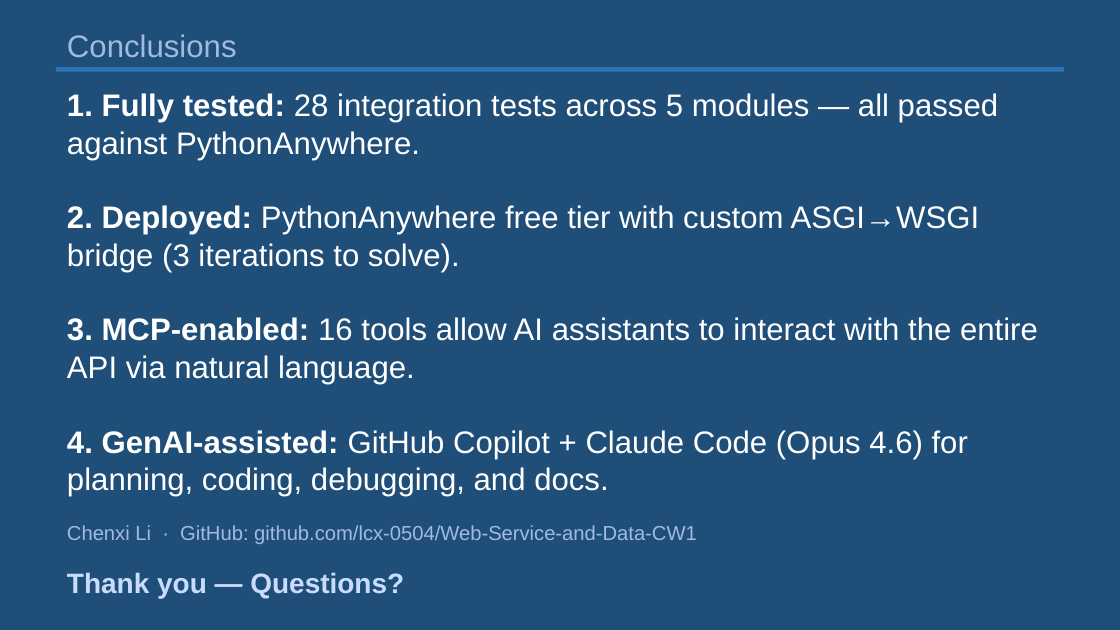
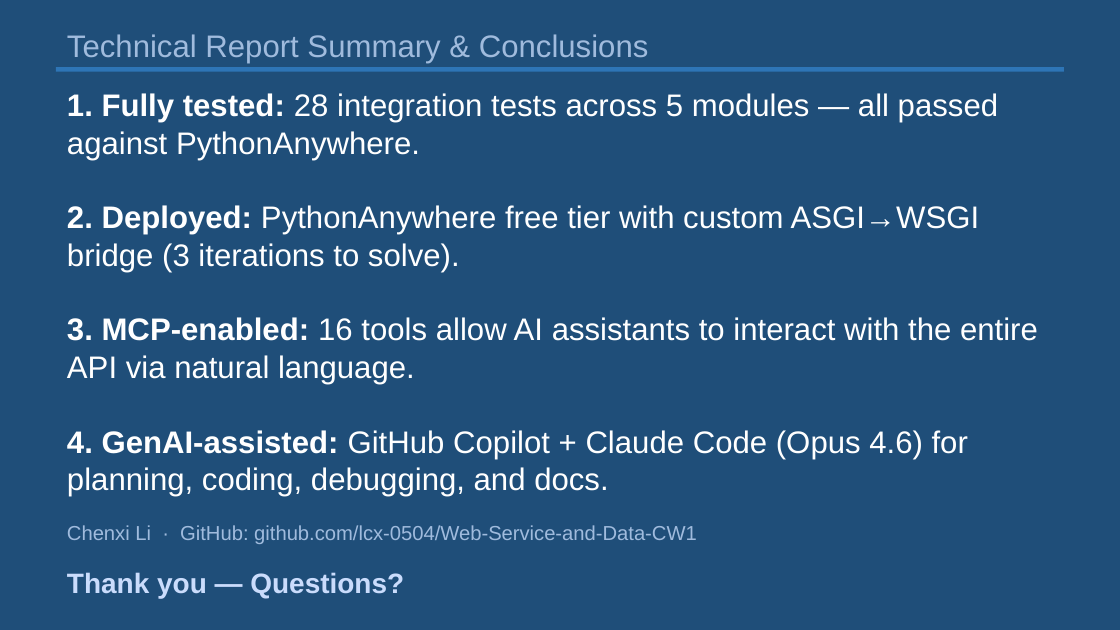
Before and after one commit to lcx-0504/Web-Service-and-Data-CW1, a slide deck: slide 10 of docs/presentation.pptx (slide 7 before the commit). Drawn at 1120x630 pixels with LibreOffice and Linux fonts; fonts in the diff are those of the drawing. Boxes give left, top, right and bottom in pixels: in the first picture for what was removed or moved away, otherwise in the second. Text is boxed around its words. In the diff, an @@ line names an element or a change of style, - is before the commit and + after.

Commit message:
docs: finalize all deliverables — add ER diagram, test results, fix inconsistencies
- Add Links section to technical report (13 items covering all deliverables)
- Add ER diagram (Navicat) with N:N relationship annotations
- Add Testing Strategy, Data Source, and References sections to report
- Add test-results.txt (28 passed against PythonAnywhere)
- Add VCS + Deliverables slides to presentation (now 11 slides)
- Fix README: tool count 15→16, bcrypt version 4.0.1→4.2.1
- Fix .env.example: aiosqlite→sqlite driver
- Fix pyproject.toml: remove stale async dependencies
- Add GET / root endpoint and curl example to API docs
- Add ~$* to .gitignore for Office temp files
- Remove presentation.md (replaced by PPTX)

```diff
--- a/docs/presentation.pptx
+++ b/docs/presentation.pptx
@@ text at bbox=[67, 34, 649, 63]: text changed @@
-Conclusions
+Technical Report Summary & Conclusions
```
Also in this commit, not shown: 1 other slide changed, 3 slides added, 12 other files.
